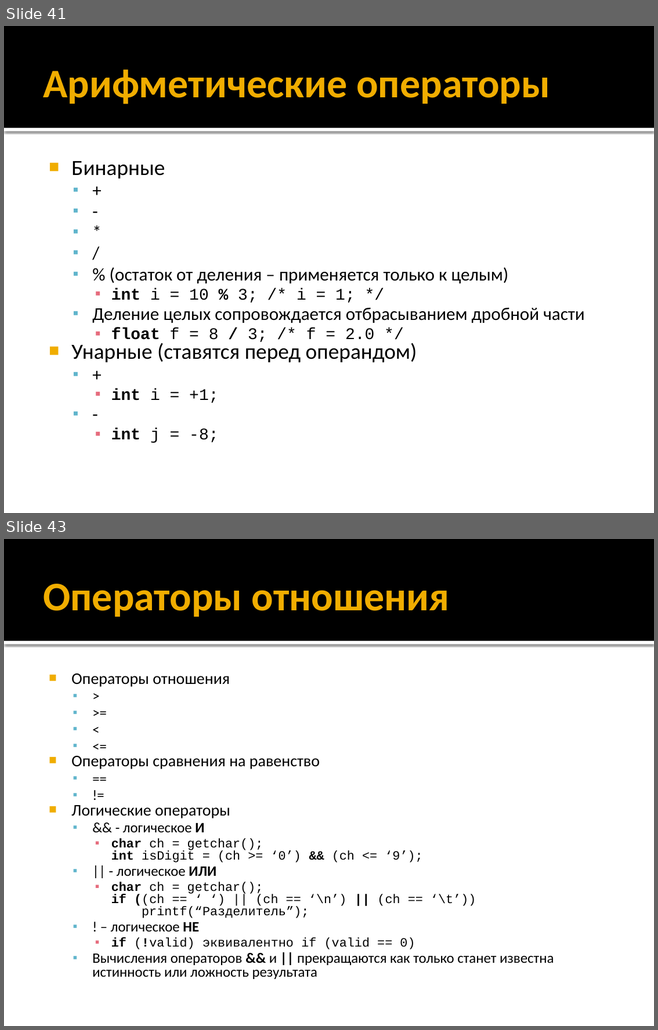
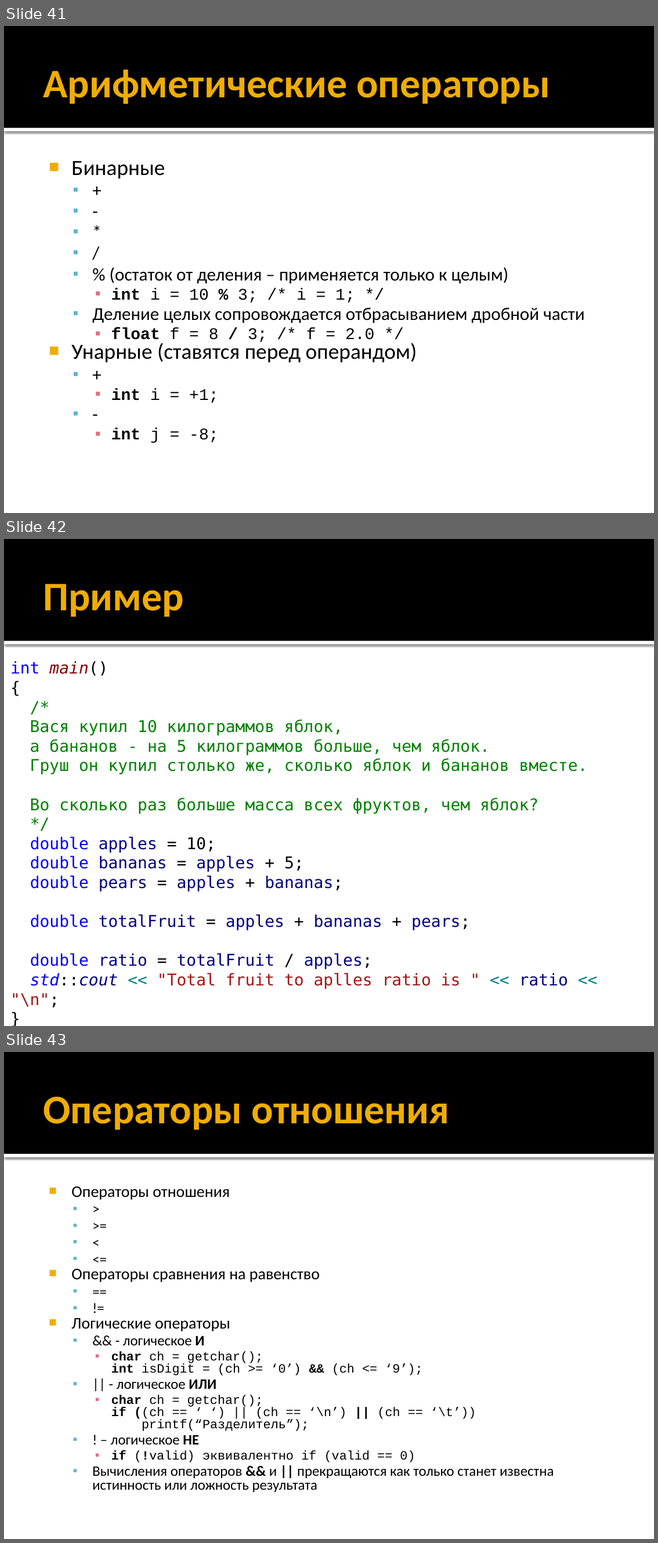
Before and after one commit to alexey-malov/oop, a slide deck: lectures/01/Синтаксис C++.pptx. Shown one above the other, each under a label of ours: slides 41 and 43 before the commit, slides 41, 42 and 43 after it; the slides between them are not shown. The pictures are 658x1030 and 658x1543 pixels, drawn with LibreOffice and Linux fonts; fonts in the diff are those of the drawing. Boxes give left, top, right and bottom in pixels: in the first picture for what was removed or moved away, otherwise in the second. Text is boxed around its words. In the diff, an @@ line names an element or a change of style, - is before the commit and + after.

```diff
--- a/lectures/01/Синтаксис C++.pptx
+++ b/lectures/01/Синтаксис C++.pptx
@@ slide 42 added at (4,539,654,1026), background #FFFFFF; not listed: 2 template elements that a slide beside it also shows @@
@@ title added at (43,584,184,617), 45 pt, text #F0AD00, bold @@
+Пример
@@ text added at (10,661,587,1008), 18 pt, text #008000 @@
+int main()
+{
+/*
+Вася купил 10 килограммов яблок,
+а бананов - на 5 килограммов больше, чем яблок.
+Груш он купил столько же, сколько яблок и бананов вместе.
+Во сколько раз больше масса всех фруктов, чем яблок?
+*/
+double apples = 10;
+double bananas = apples + 5;
+double pears = apples + bananas;
+double totalFruit = apples + bananas + pears;
+double ratio = totalFruit / apples;
+std::cout << "Total fruit to aplles ratio is " << ratio << "\n";
+}
```
Also in this commit, not shown: 6 slides changed, 2 other slides added, 1 slide removed.
